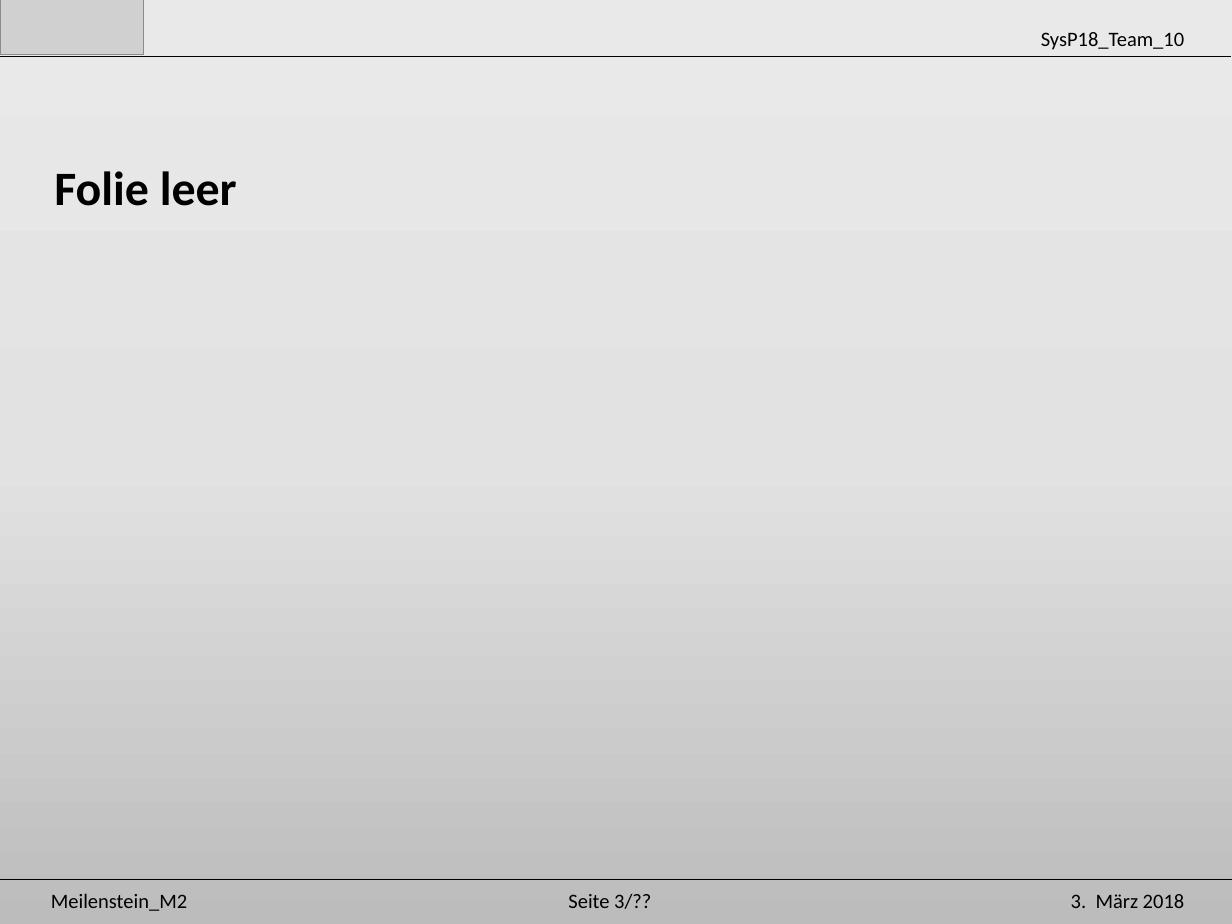
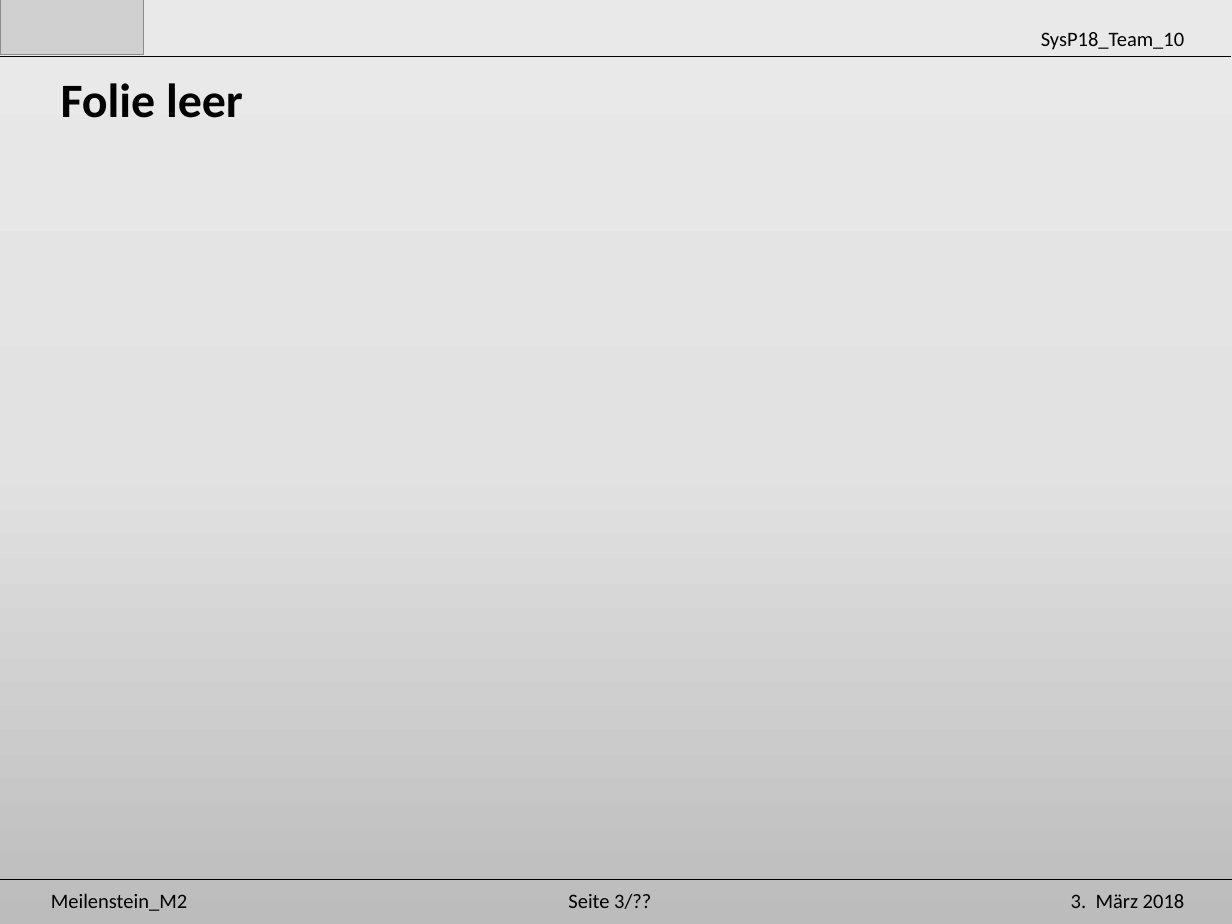
Before and after one commit to Unaqwyn/SysP18_1cv, a slide deck: slide 21 of 01_Organisation/02_Meilensteine/m2/Praesentation_m2.pptx (slide 4 before the commit). Drawn at 1232x924 pixels with LibreOffice and Linux fonts; fonts in the diff are those of the drawing; grey boxes stand for pictures. Boxes give left, top, right and bottom in pixels: in the first picture for what was removed or moved away, otherwise in the second. Text is boxed around its words. In the diff, an @@ line names an element or a change of style, - is before the commit and + after.

```diff
--- a/01_Organisation/02_Meilensteine/m2/Praesentation_m2.pptx
+++ b/01_Organisation/02_Meilensteine/m2/Praesentation_m2.pptx
@@ text "Folie leer": place and size @@
-text "Folie leer" at (54, 171, 237, 206)
+text "Folie leer" at (61, 83, 243, 118)
```
Also in this commit, not shown: 2 other slides changed, 17 slides added, 14 other files.
